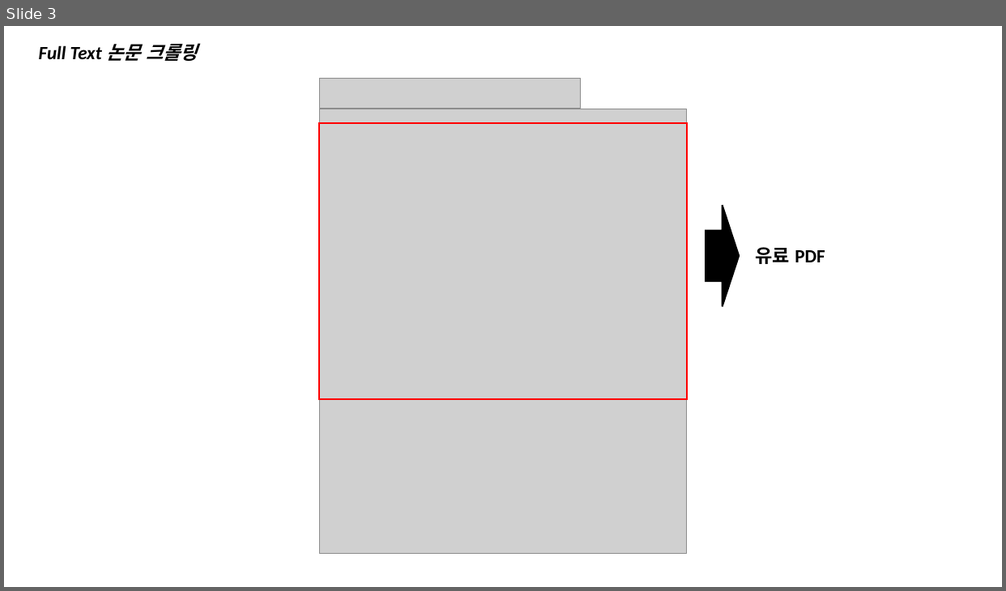
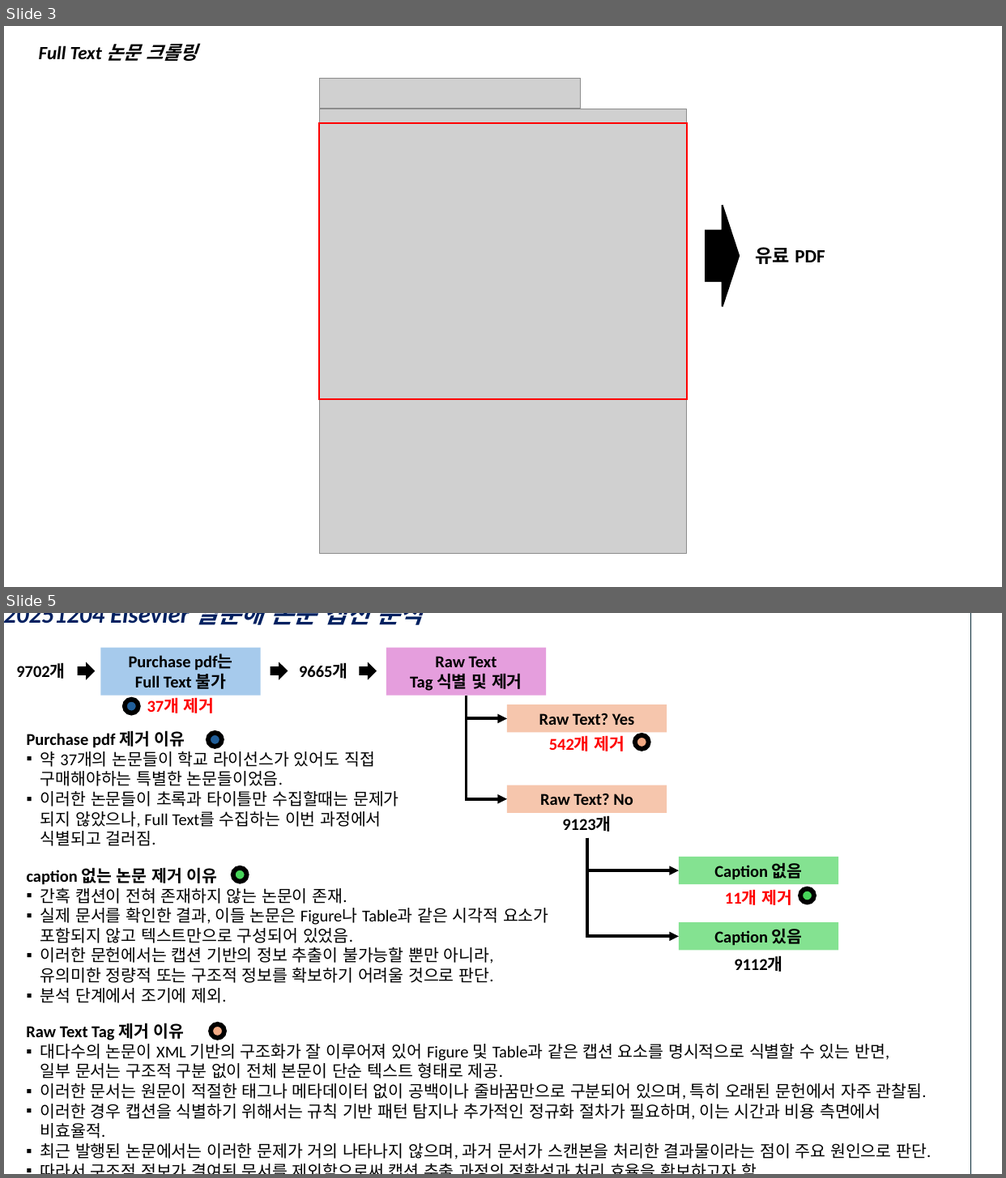
Before and after one commit to dydtkddl/20251202_pyrolysis_data, a slide deck: try04_20251204/20251204개발.pptx. Shown one above the other, each under a label of ours: slide 3 before the commit, slides 3 and 5 after it; the slides between them are not shown. The pictures are 1006x591 and 1006x1178 pixels, drawn with LibreOffice and Linux fonts; fonts in the diff are those of the drawing; grey boxes stand for pictures; background and template pictures are left out. Boxes give left, top, right and bottom in pixels: in the first picture for what was removed or moved away, otherwise in the second. Text is boxed around its words. In the diff, an @@ line names an element or a change of style, - is before the commit and + after.

```diff
--- a/try04_20251204/20251204개발.pptx
+++ b/try04_20251204/20251204개발.pptx
@@ slide 5 added at (4,613,1002,1174), background #FFFFFF @@
@@ group added at (4,613,970,1174): 11 texts, 7 rectangles, 6 ellipses, 4 elbow arrows, 3 right arrows @@
+9702개
+Purchase pdf는
+Full Text 불가
+37개 제거
+9665개
+Raw Text
+Tag 식별 및 제거
+Raw Text? Yes
+Raw Text? No
+542개 제거
+9123개
+Caption 없음
+Caption 있음
+11개 제거
+9112개
+Raw Text Tag 제거 이유
+▪ 대다수의 논문이 XML 기반의 구조화가 잘 이루어져 있어 Figure 및 Table과 같은 캡션 요소를 명시적으로 식별할 수 있는 반면,
+  일부 문서는 구조적 구분 없이 전체 본문이 단순 텍스트 형태로 제공.
+▪ 이러한 문서는 원문이 적절한 태그나 메타데이터 없이 공백이나 줄바꿈만으로 구분되어 있으며, 특히 오래된 문헌에서 자주 관찰됨.
+▪ 이러한 경우 캡션을 식별하기 위해서는 규칙 기반 패턴 탐지나 추가적인 정규화 절차가 필요하며, 이는 시간과 비용 측면에서 비효율적.
+▪ 최근 발행된 논문에서는 이러한 문제가 거의 나타나지 않으며, 과거 문서가 스캔본을 처리한 결과물이라는 점이 주요 원인으로 판단.
+▪ 따라서 구조적 정보가 결여된 문서를 제외함으로써 캡션 추출 과정의 정확성과 처리 효율을 확보하고자 함.
+Purchase pdf 제거 이유
+▪ 약 37개의 논문들이 학교 라이선스가 있어도 직접 구매해야하는 특별한 논문들이었음.
+▪ 이러한 논문들이 초록과 타이틀만 수집할때는 문제가 되지 않았으나, Full Text를 수집하는 이번 과정에서 식별되고 걸러짐.
+caption 없는 논문 제거 이유
+▪ 간혹 캡션이 전혀 존재하지 않는 논문이 존재.
+▪ 실제 문서를 확인한 결과, 이들 논문은 Figure나 Table과 같은 시각적 요소가 포함되지 않고 텍스트만으로 구성되어 있었음.
+▪ 이러한 문헌에서는 캡션 기반의 정보 추출이 불가능할 뿐만 아니라, 유의미한 정량적 또는 구조적 정보를 확보하기 어려울 것으로 판단.
+▪ 분석 단계에서 조기에 제외.
+20251204 Elsevier 열분해 논문 캡션 분석
```
Also in this commit, not shown: 1 other slide added, 4 other files.
